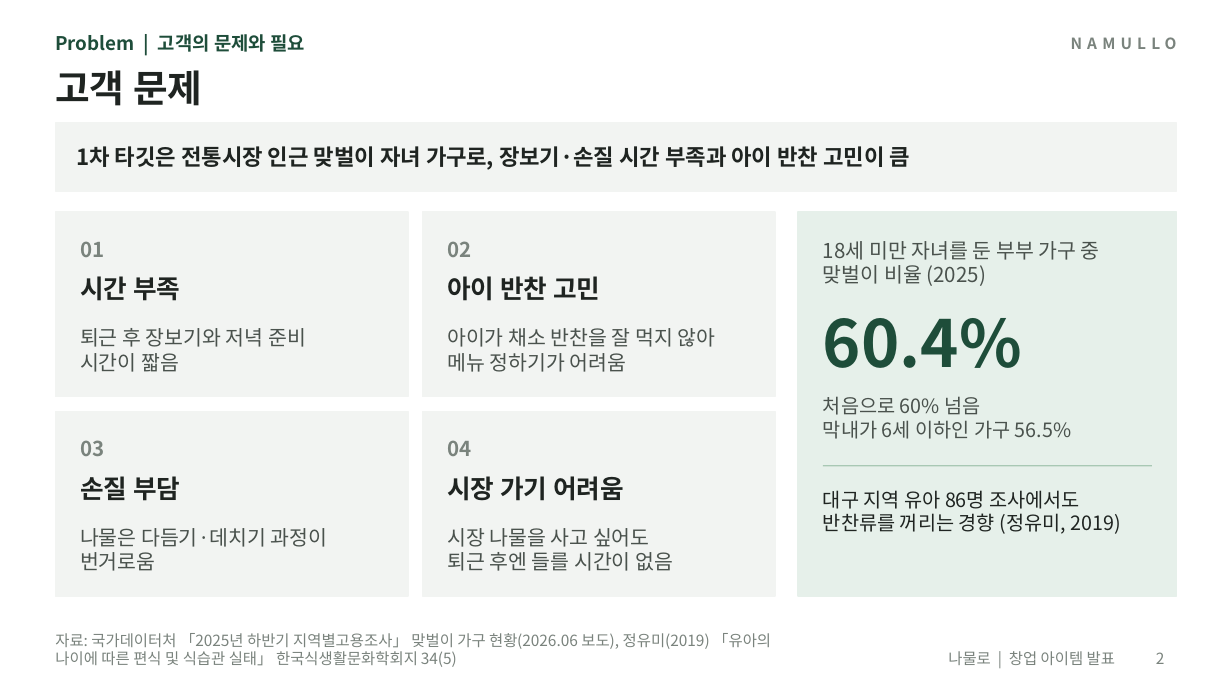
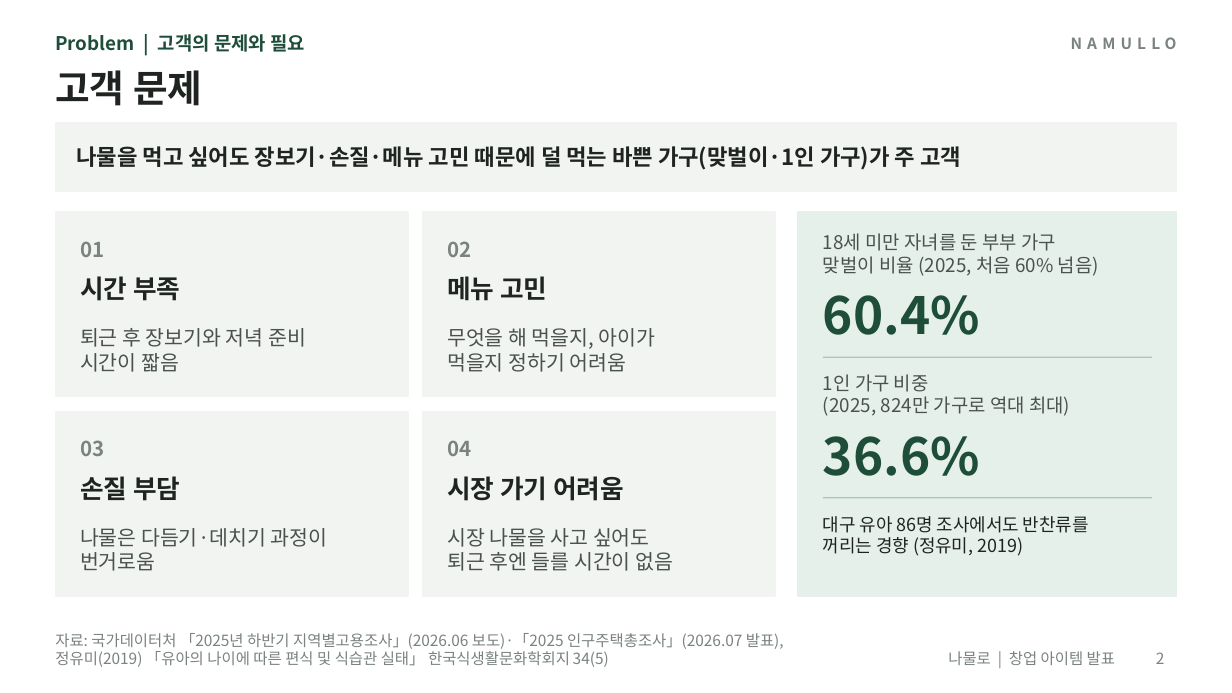
Before and after one commit to yonghoon7153-source/Yonghoon-DEM-DFT, a slide deck: slide 2 of namul-platform/02_발표자료_나물로.pptx. Drawn at 1232x693 pixels with LibreOffice and Linux fonts; fonts in the diff are those of the drawing. Boxes give left, top, right and bottom in pixels: in the first picture for what was removed or moved away, otherwise in the second. Text is boxed around its words. In the diff, an @@ line names an element or a change of style, - is before the commit and + after.

```diff
--- a/namul-platform/02_발표자료_나물로.pptx
+++ b/namul-platform/02_발표자료_나물로.pptx
@@ text at bbox=[76, 146, 961, 170]: text changed @@
-1차 타깃은 전통시장 인근 맞벌이 자녀 가구로, 장보기·손질 시간 부족과 아이 반찬 고민이 큼
+나물을 먹고 싶어도 장보기·손질·메뉴 고민 때문에 덜 먹는 바쁜 가구(맞벌이·1인 가구)가 주 고객
@@ text at bbox=[823, 233, 1099, 276]: text changed; size 12 to 11 pt @@
-18세 미만 자녀를 둔 부부 가구 중
-맞벌이 비율 (2025)
+18세 미만 자녀를 둔 부부 가구
+맞벌이 비율 (2025, 처음 60% 넘음)
@@ text at bbox=[447, 276, 547, 301]: text changed @@
-아이 반찬 고민
+메뉴 고민
@@ text "60.4%": place and size @@
-text "60.4%" at bbox=[823, 318, 1022, 368]
+text "60.4%" at bbox=[823, 295, 980, 335]
@@ text "60.4%" at bbox=[823, 295, 980, 335]: size 38 to 30 pt @@
@@ text at bbox=[447, 328, 656, 372]: text changed @@
-아이가 채소 반찬을 잘 먹지 않아
-메뉴 정하기가 어려움
+무엇을 해 먹을지, 아이가
+먹을지 정하기 어려움
@@ line added from (823, 357) to (1152, 357), #A8C8B4 0.75 pt @@
@@ text added at bbox=[823, 374, 1070, 416], 11 pt, text #4A524D @@
+1인 가구 비중
+(2025, 824만 가구로 역대 최대)
@@ text removed at bbox=[823, 396, 1071, 439] @@
-처음으로 60% 넘음
-막내가 6세 이하인 가구 56.5%
@@ text added at bbox=[823, 436, 980, 476], 30 pt, text #1E4D3A, bold @@
+36.6%
@@ line moved from (823, 466) - (1152, 466) to (823, 498) - (1152, 498) @@
@@ text at bbox=[823, 516, 1089, 556]: text changed; size 11.5 to 10.5 pt @@
-대구 지역 유아 86명 조사에서도
-반찬류를 꺼리는 경향 (정유미, 2019)
+대구 유아 86명 조사에서도 반찬류를
+꺼리는 경향 (정유미, 2019)
@@ text at bbox=[55, 633, 784, 667]: text changed @@
-자료: 국가데이터처 「2025년 하반기 지역별고용조사」 맞벌이 가구 현황(2026.06 보도), 정유미(2019) 「유아의 나이에 따른 편식 및 식습관 실태」 한국식생활문화학회지 34(5)
+자료: 국가데이터처 「2025년 하반기 지역별고용조사」(2026.06 보도)·「2025 인구주택총조사」(2026.07 발표), 정유미(2019) 「유아의 나이에 따른 편식 및 식습관 실태」 한국식생활문화학회지 34(5)
```
Also in this commit, not shown: 3 other slides changed, 12 other files.
